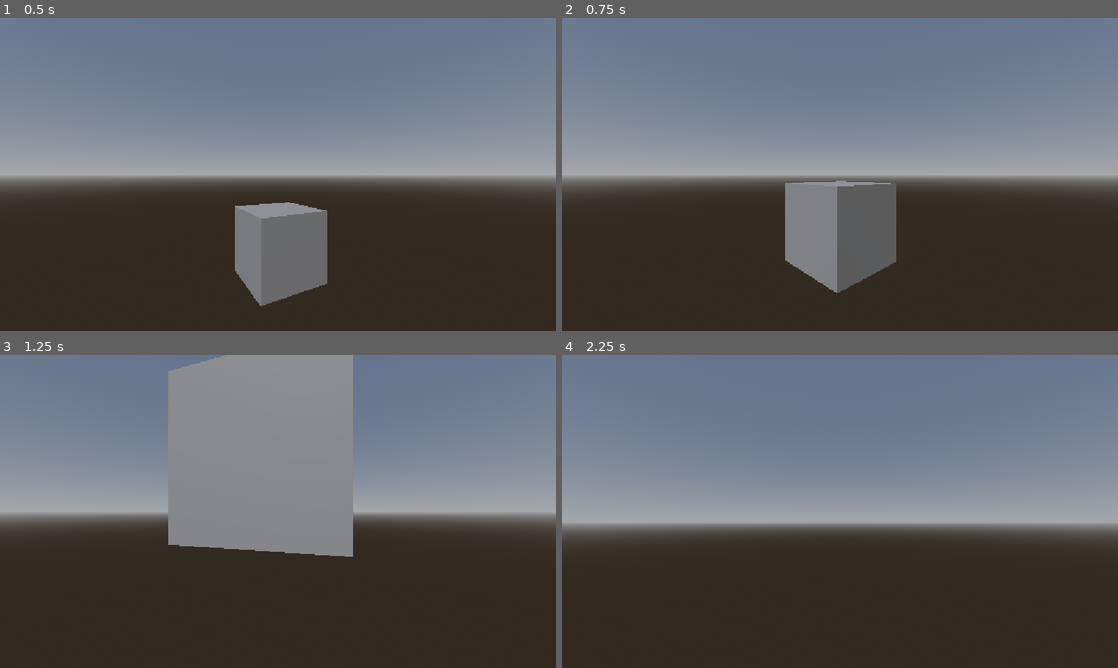
Above: before the commit, frames 1-4 (two rows, left to right).
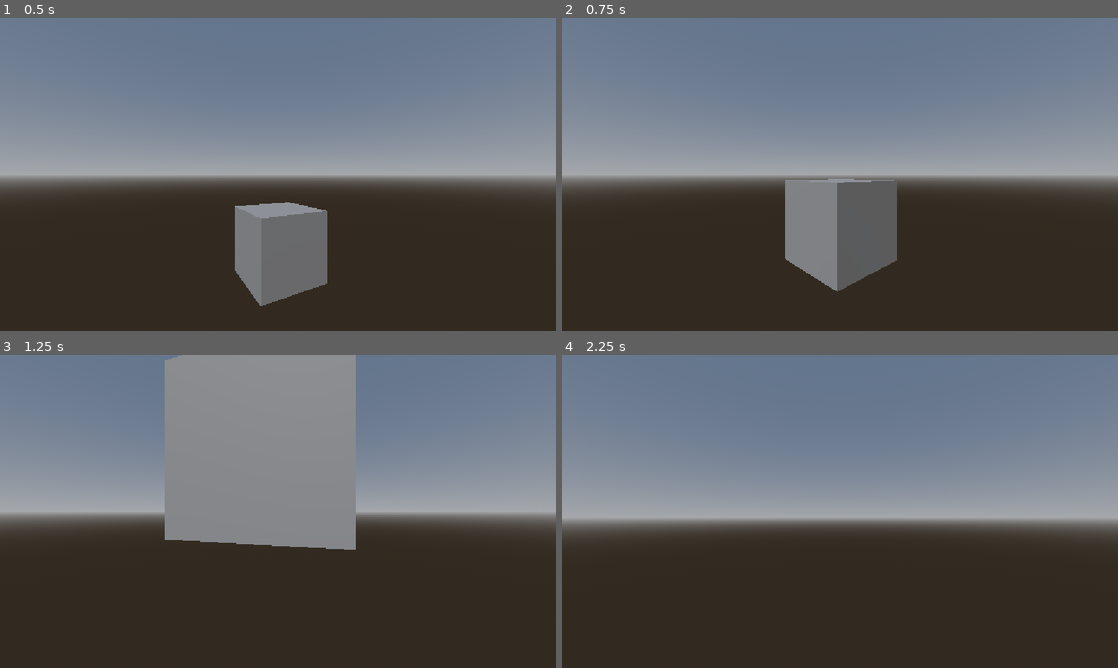
Above: after the commit, the same moments.

Repository: krscott/godot-start
Game: Godot game, scene res://main.tscn
The game is run twice, just before and just after one commit, with the same random seed, the same clock (stepped at 60 frames per second) and the same inputs.
Inputs (mouse positions are in pixels of both pictures, inside the frame that each line leads up to):
- Up to frame 1 (0.5 s): no input
- Up to frame 2 (0.75 s): move the mouse to (867, 174) at 0.52 s; hold W (move_forward) from 0.53 s (still down); hold Ctrl (crouch) from 0.53 s (still down)
- Up to frame 3 (1.25 s): keep holding W (move_forward); keep holding Ctrl (crouch); tap Space (jump) at 0.77 s
- Up to frame 4 (2.25 s): keep holding W (move_forward); move the mouse to (812, 511) at 1.27 s; release Ctrl (crouch) at 1.28 s; tap Shift (sprint) at 1.35 s; tap Space (jump) at 1.52 s; tap Enter at 2 s; move the mouse to (851, 505) at 2.02 s; right-click (851, 505) at 2.1 s

Frame 1 is identical in both runs. In frame 2, 0.3% of the frame differs, in the area x 40-61%, y 51-88%; in frame 3, 1.3%; in frame 4, 2.9%, in the area x 0-100%, y 52-56%.

Commit message:
Fix replay system

Diff:
--- a/project/main.gd
+++ b/project/main.gd
@@ -32,13 +32,14 @@
 
 
 func _physics_process(_delta: float) -> void:
-	match replay.next():
-		[var frame, OK]:
-			var err := GdSerde.deserialize_object(player_input, frame)
-			assert(not err)
-		_:
-			player_input.update_physics_from_input()
-			replay.add_frame(GdSerde.serialize(player_input))
+	if replay.is_active:
+		var err := GdSerde.deserialize_object(player_input, replay.next())
+		assert(not err)
+		if not replay.is_active:
+			print("REPLAY DONE")
+	else:
+		player_input.update_physics_from_input()
+		replay.add_frame(GdSerde.serialize_object(player_input))
 
 	world.apply_physics_input(player_input)
 
--- a/project/scripts/gdserde.gd
+++ b/project/scripts/gdserde.gd
@@ -77,6 +77,10 @@
 
 	return value
 
+static func serialize_object(obj: Object) -> Dictionary:
+	var dict: Dictionary = serialize(obj)
+	return dict
+
 ## returns [Variant, Error]
 static func deserialize(original: Variant, value: Variant) -> Array:
 	if original is Object:
@@ -98,7 +102,7 @@
 
 	return _ok(value)
 
-static func deserialize_object(obj: Object, value: Variant) -> Error:
+static func deserialize_object(obj: Object, value: Dictionary) -> Error:
 	match deserialize(obj, value):
 		[_, var err]:
 			return err
--- a/project/scripts/replay.gd
+++ b/project/scripts/replay.gd
@@ -55,31 +55,22 @@
 func stop() -> void:
 	is_active = false
 
-## returns [Variant, Error]
-func next() -> Array:
+func next() -> Dictionary:
+	assert(is_active)
 	if current_frame >= frames.size():
-		stop()
-		return _err()
+		assert(false)
+		return {}
 
-	var out: Variant = frames[current_frame]
+	var out: Dictionary = frames[current_frame]
 	current_frame += 1
 	if current_frame >= frames.size():
 		stop()
-	return _ok(out)
+	return out
 
-func add_frame(frame: Variant) -> void:
+func add_frame(frame: Dictionary) -> void:
 	assert(not is_active)
 	if current_frame > frames.size():
 		var err := frames.resize(current_frame)
 		assert(err == OK)
 
 	frames.push_back(frame)
-
-## returns [null, Error]
-static func _err(err: Error = FAILED) -> Array:
-	assert(err != OK)
-	return [null, err]
-
-## returns [Variant, OK]
-static func _ok(value: Variant) -> Variant:
-	return [value, OK]
